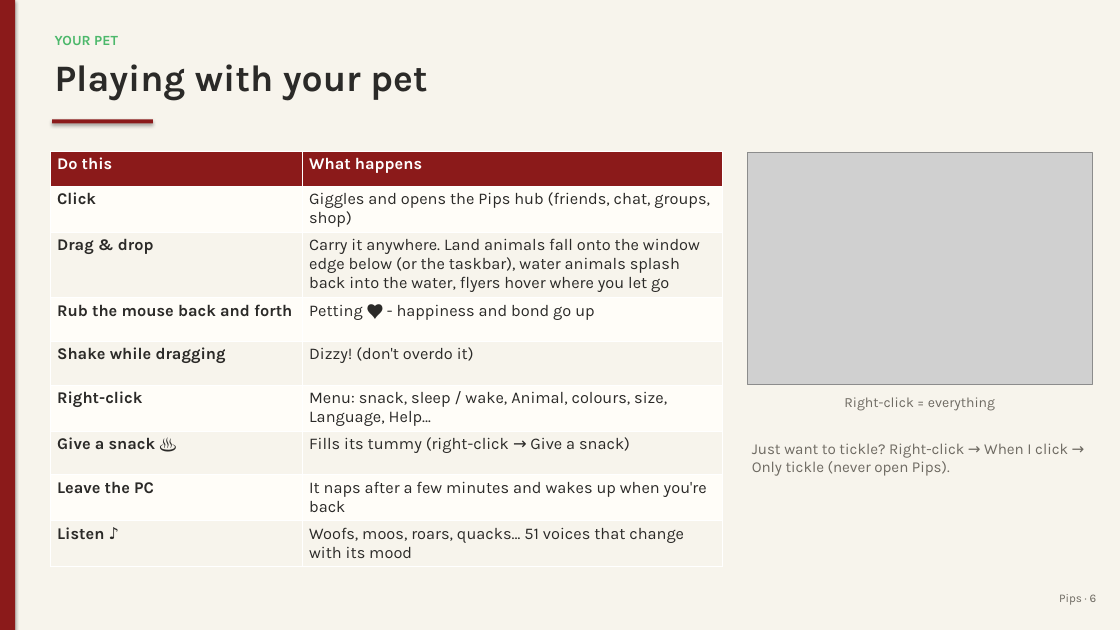
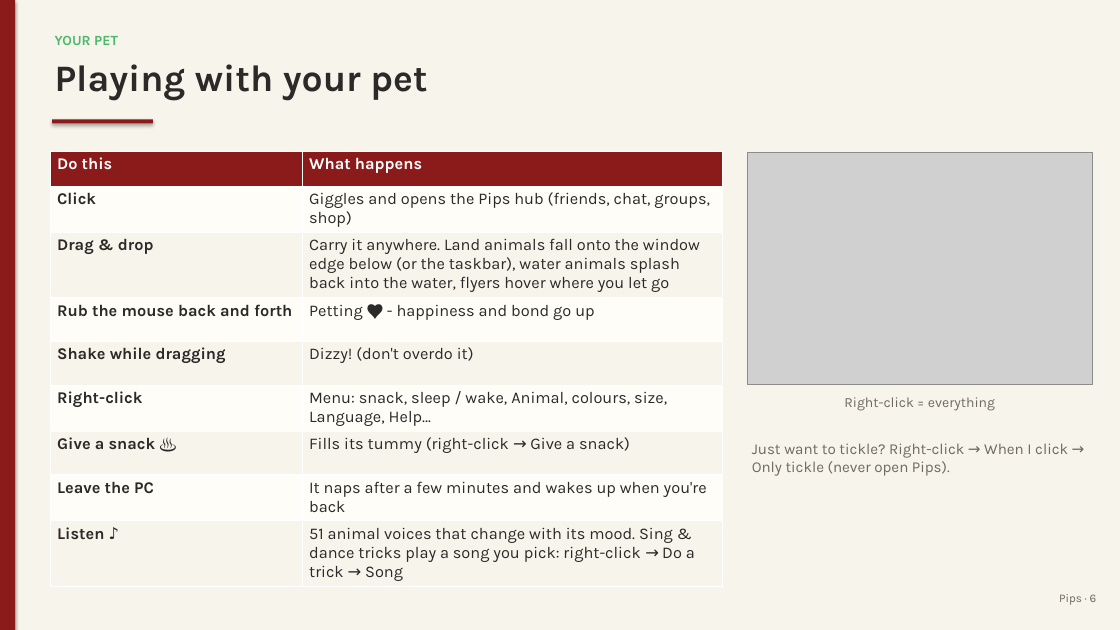
Before and after one commit to juw12/projects, a slide deck: slide 6 of apps/pips/web/download/Pips-Guide.pptx. Drawn at 1120x630 pixels with LibreOffice and Linux fonts; fonts in the diff are those of the drawing; grey boxes stand for pictures. Boxes give left, top, right and bottom in pixels: in the first picture for what was removed or moved away, otherwise in the second. Text is boxed around its words. In the diff, an @@ line names an element or a change of style, - is before the commit and + after.

Commit message:
pips 2.22.0: Sing & dance with music

```diff
--- a/apps/pips/web/download/Pips-Guide.pptx
+++ b/apps/pips/web/download/Pips-Guide.pptx
@@ table at [50,151,723,585] @@
-row 9, column 2: Woofs, moos, roars, quacks… 51 voices that change with its mood
+row 9, column 2: 51 animal voices that change with its mood. Sing & dance tricks play a song you pick: right-click → Do a trick → Song
```
Also in this commit, not shown: 3 other slides changed, 11 other files.
